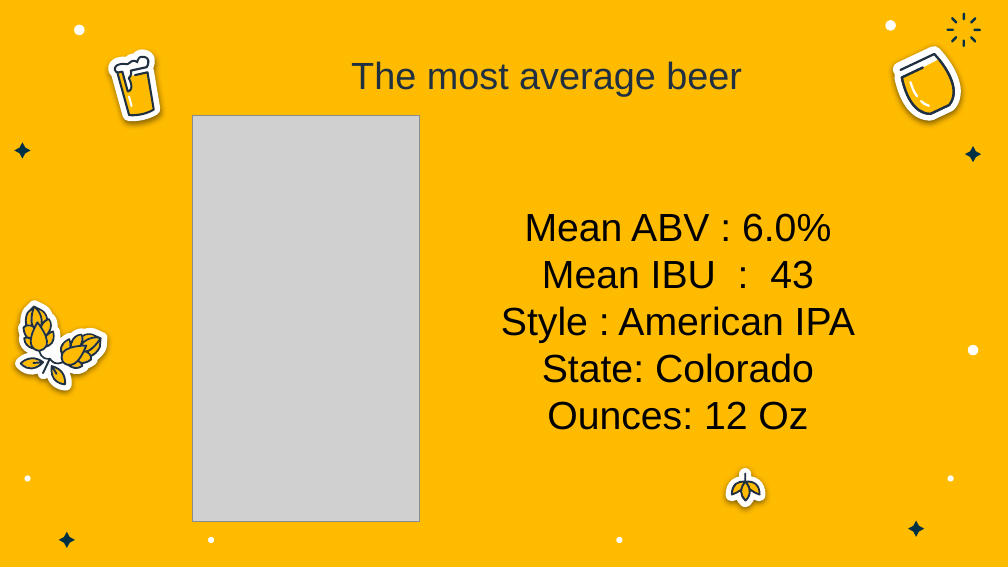
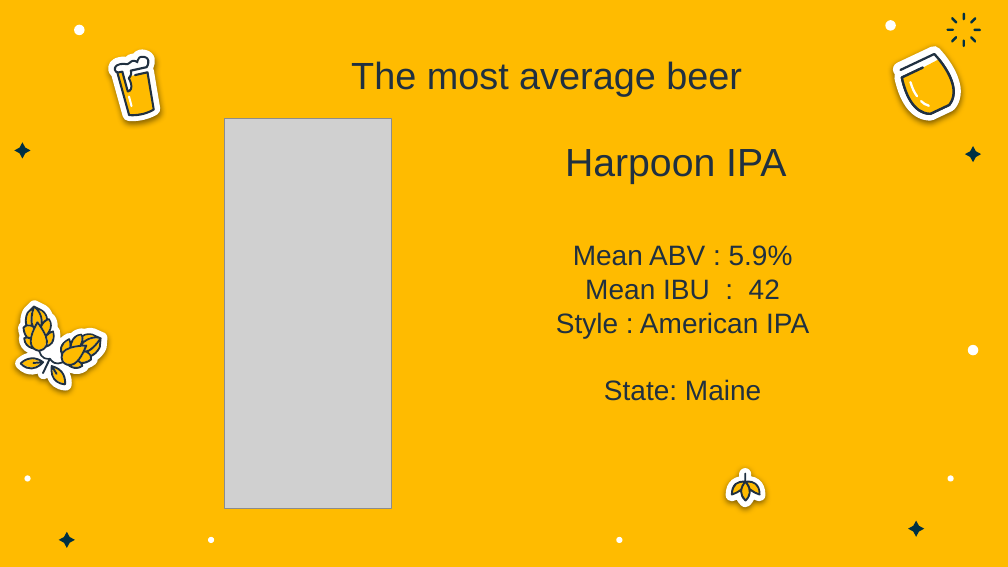
Before and after one commit to DotSumWedge/BreweryAnalysis, a slide deck: slide 10 of BeerAnalysisPresentation.pptx. Drawn at 1008x567 pixels with LibreOffice and Linux fonts; fonts in the diff are those of the drawing; grey boxes stand for pictures. Boxes give left, top, right and bottom in pixels: in the first picture for what was removed or moved away, otherwise in the second. Text is boxed around its words. In the diff, an @@ line names an element or a change of style, - is before the commit and + after.

```diff
--- a/BeerAnalysisPresentation.pptx
+++ b/BeerAnalysisPresentation.pptx
@@ picture: place and size @@
-picture at [193, 116, 419, 522]
+picture at [225, 119, 392, 509]
@@ text added at [565, 149, 786, 184], 28 pt, text #203040 @@
+Harpoon IPA
@@ text "Mean ABV : 5.9%": place and size @@
-text "Mean ABV : 5.9%" at [501, 213, 855, 430]
+text "Mean ABV : 5.9%" at [556, 245, 809, 401]
@@ text at [573, 245, 793, 300]: text changed; size 28 to 20 pt; text colour #000000 to #203040 @@
-Mean ABV : 6.0%
-Mean IBU : 43
+Mean ABV : 5.9%
+Mean IBU : 42
@@ text at [556, 312, 809, 338]: size 28 to 20 pt, text colour #000000 to #203040 in "Style : American IPA" @@
@@ text at [604, 379, 761, 401]: text changed; size 28 to 20 pt; text colour #000000 to #203040 @@
-State: Colorado
-Ounces: 12 Oz
+State: Maine
```
Also in this commit, not shown: 3 other slides changed, 1 other file.
